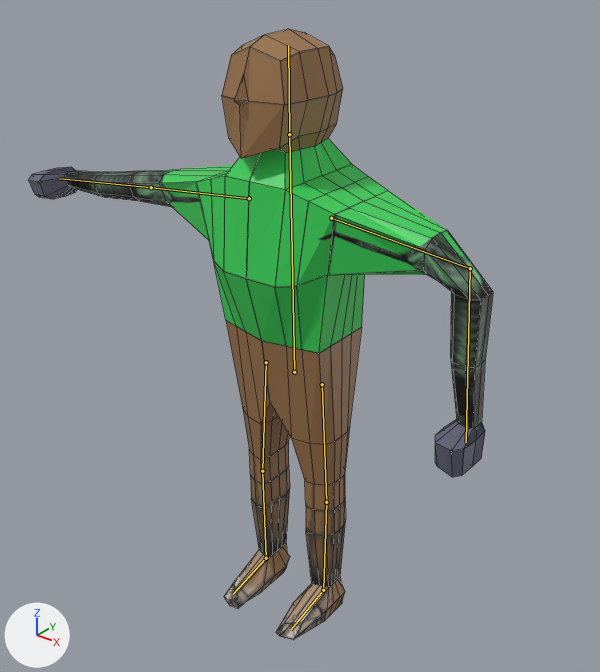
Two versions of the Blender file Assets/Models/SubjectA.blend, one commit apart.
Before and after are seen from a 50 mm lens placed at (4.4, -5.4, 3.28), pointed at (-0.12, 0.25, -0.22). Lighting does not change. The marker at lower left points along +X, +Y and +Z. Both versions are drawn at frame 1 of the action 'Action'; the numbers are the values there. The bones that bend it are drawn over the model as lines. Mesh edges are drawn as thin lines.

Names of what the first picture shows: 'Subject'.
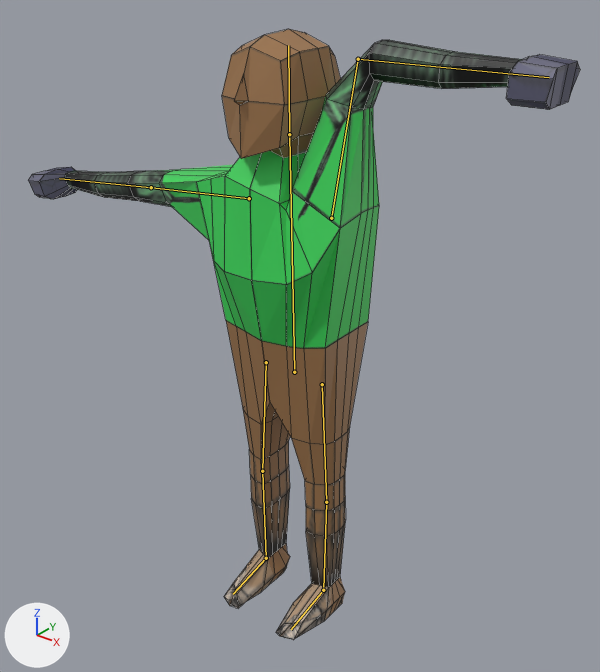
The edits, one by one:
Bone 'Bone' (bone_bone) turns from (0, 0, 0) to (0, 0, 86) degrees about its own x, y and z.

Location of each change, (x1, y1, x2, y2) in pixels of the pictures (600 x 672 px):
'Subject', posed (19% wider)
    before: (28, 29, 493, 640)
    after: (28, 29, 580, 640)
bone 'Bone', root to tip
    before: (331, 218) to (470, 268)
    after: (331, 218) to (358, 59)
